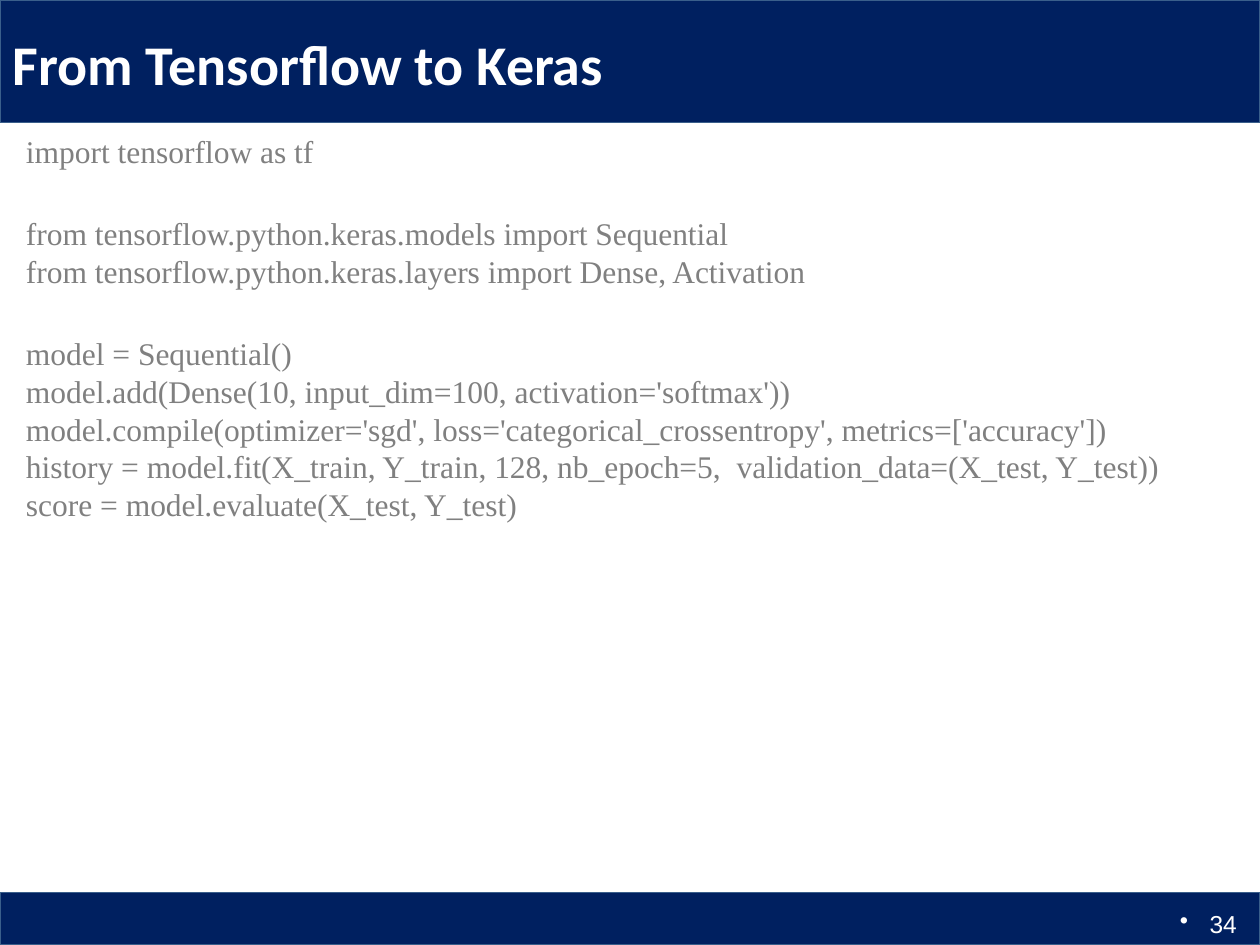
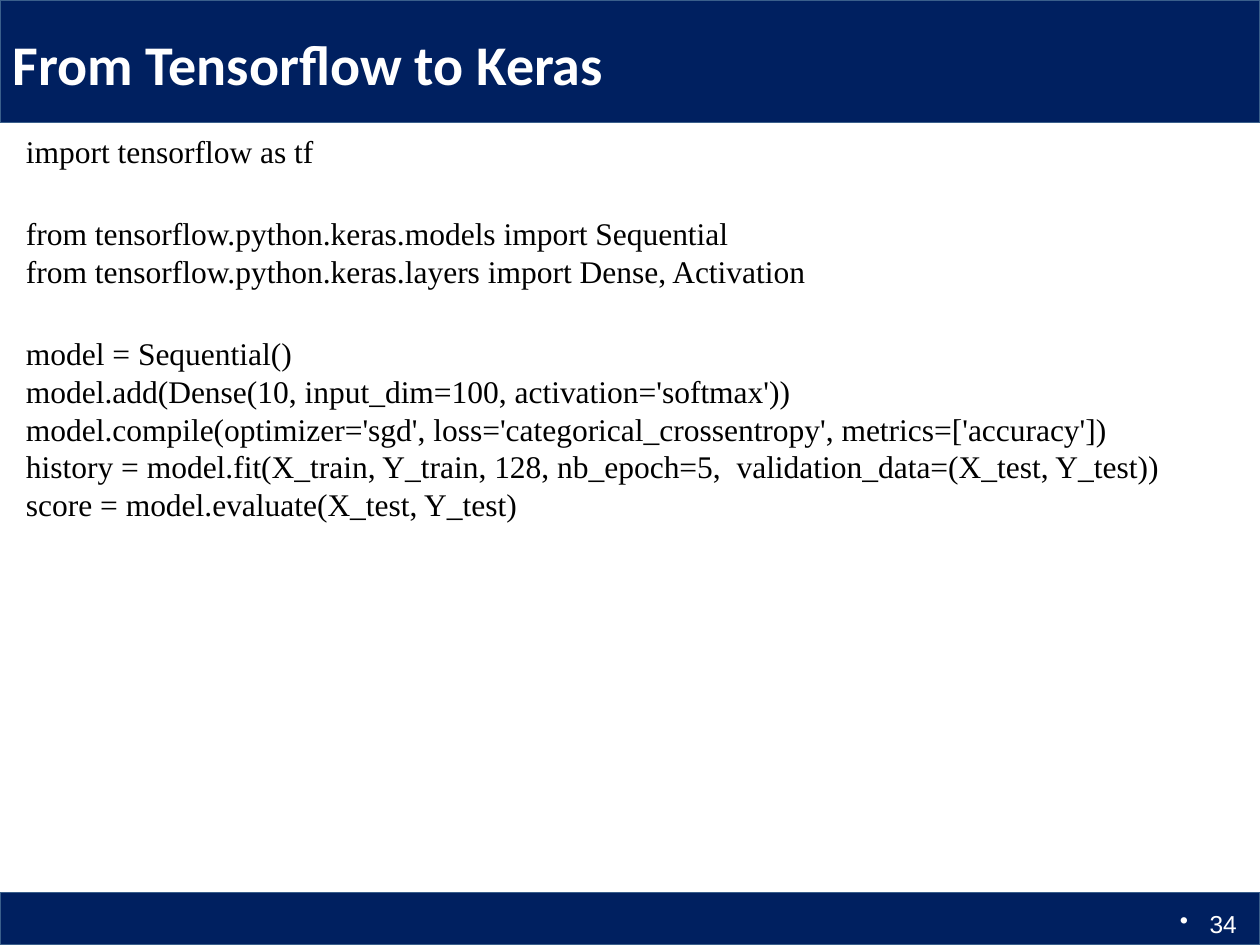
Before and after one commit to Columbia6894/Columbia6894.github.io, a slide deck: slide 34 of lecture/lecture1_llcao.pptx. Drawn at 1260x945 pixels with LibreOffice and Linux fonts; fonts in the diff are those of the drawing. Boxes give left, top, right and bottom in pixels: in the first picture for what was removed or moved away, otherwise in the second. Text is boxed around its words. In the diff, an @@ line names an element or a change of style, - is before the commit and + after.

```diff
--- a/lecture/lecture1_llcao.pptx
+++ b/lecture/lecture1_llcao.pptx
@@ text "import tensorflow as tf" at [26, 141, 1158, 523]: text colour #808080 to #000000 @@
```
Also in this commit, not shown: 4 other slides changed, 1 other file.
